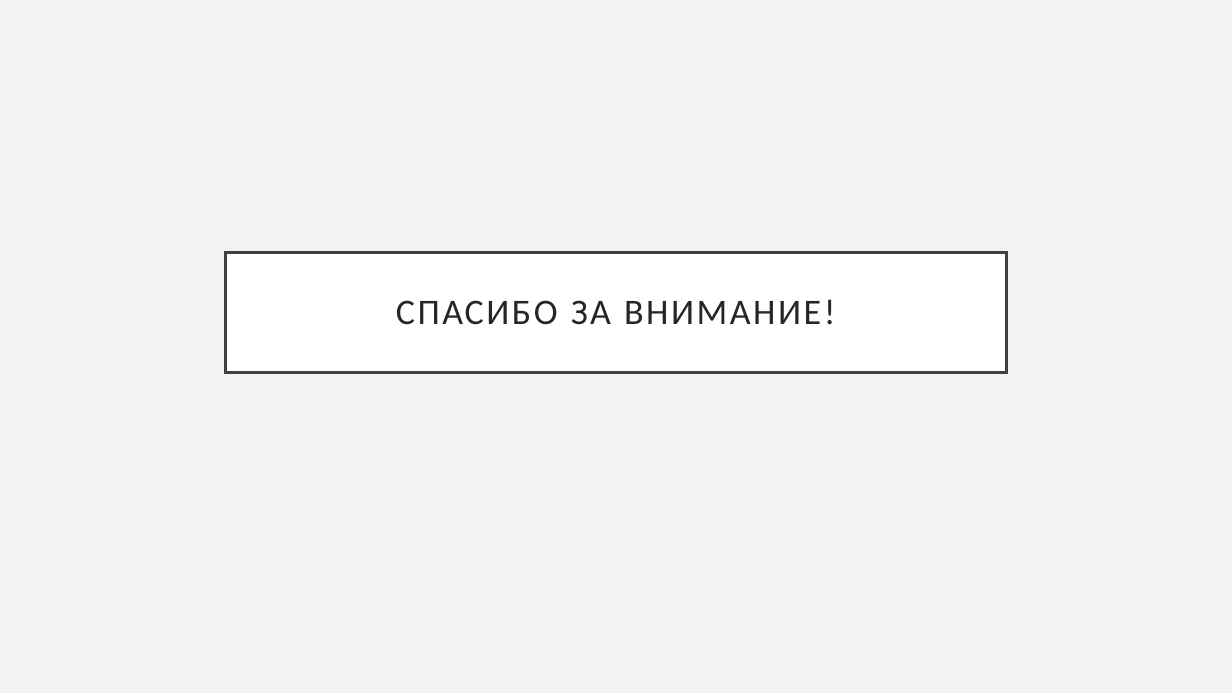
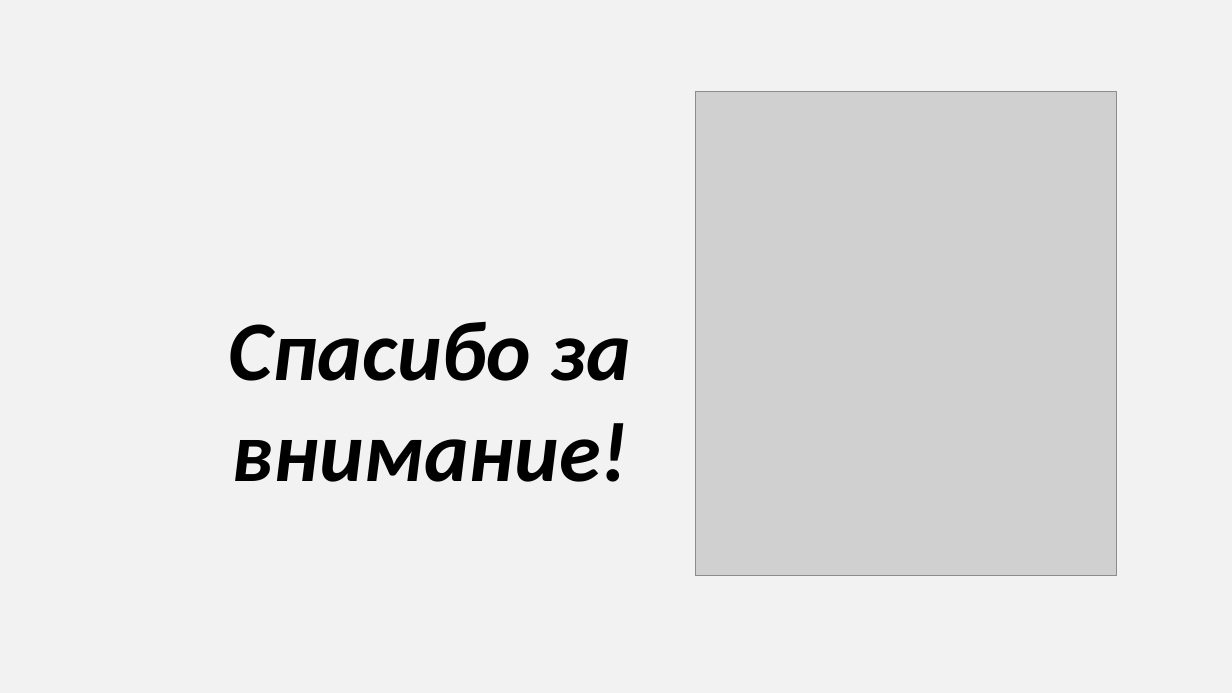
Before and after one commit to 8Andre8/OOP, a slide deck: slide 14 of Паттерн Singleton.pptx (slide 13 before the commit). Drawn at 1232x693 pixels with LibreOffice and Linux fonts; fonts in the diff are those of the drawing; grey boxes stand for pictures. Boxes give left, top, right and bottom in pixels: in the first picture for what was removed or moved away, otherwise in the second. Text is boxed around its words. In the diff, an @@ line names an element or a change of style, - is before the commit and + after.

```diff
--- a/Паттерн Singleton.pptx
+++ b/Паттерн Singleton.pptx
@@ picture added at (696,91,1117,576) @@
@@ text "Спасибо за": place and size @@
-text "Спасибо за" at (226,252,1006,372)
+text "Спасибо за" at (229,321,632,482)
@@ text "Спасибо за" at (229,321,632,482): vertical alignment middle to top; fill #FFFFFF to none; outline #404040 2.5 pt to none @@
@@ text at (229,321,632,482): text changed; size 28 to 66 pt; text colour #262626 to #000000; bold on; italic on @@
-СПАСИБО ЗА ВНИМАНИЕ!
+Спасибо за
+внимание!
```
Also in this commit, not shown: 3 other slides changed, 1 slide added.
